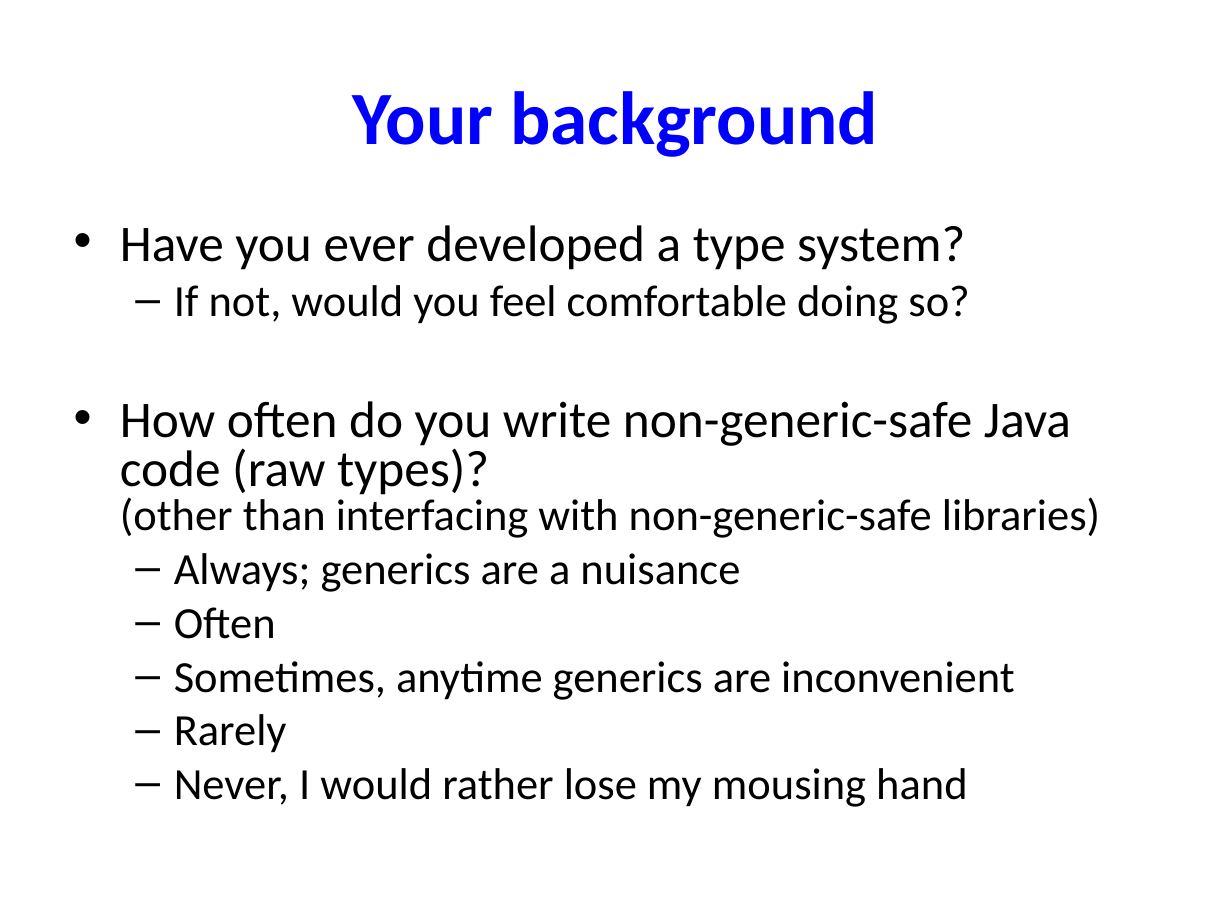
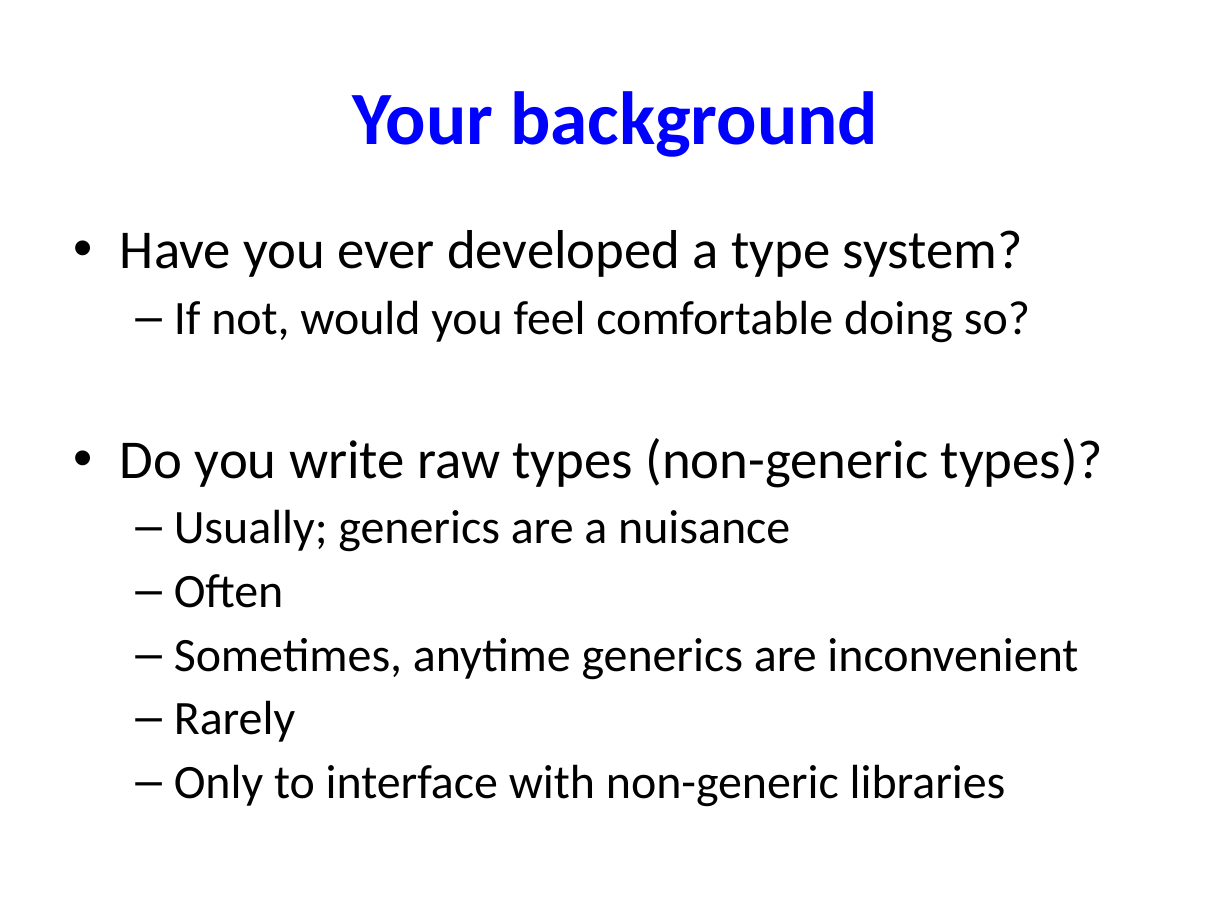
Before and after one commit to reprogrammer/checker-framework, a slide deck: slide 12 of demos/nonnull-interned-demo/checkers-tutorial-200910-oopsla.ppt. Drawn at 1232x924 pixels with LibreOffice and Linux fonts; fonts in the diff are those of the drawing. Boxes give left, top, right and bottom in pixels: in the first picture for what was removed or moved away, otherwise in the second. Text is boxed around its words. In the diff, an @@ line names an element or a change of style, - is before the commit and + after.

```diff
--- a/demos/nonnull-interned-demo/checkers-tutorial-200910-oopsla.ppt
+++ b/demos/nonnull-interned-demo/checkers-tutorial-200910-oopsla.ppt
@@ text at <box>120,230,1078,742</box>: size 30 to 32 pt in "Have you ever developed a type system?"; size 26 to 28 pt in "If not, would you feel comfortable doing ...", "Often", "Sometimes, anytime generics are inconvenient", "Rarely"; line spacing 0.8 to 0.9 @@
@@ text at <box>120,438,1103,552</box>: text changed; size 26 to 32 pt @@
-• How often do you write non-generic-safe Java code (raw types)?
-  (other than interfacing with non-generic-safe libraries)
-  – Always; generics are a nuisance
+• Do you write raw types (non-generic types)?
+  – Usually; generics are a nuisance
@@ text at <box>174,764,1006,807</box>: text changed; size 26 to 28 pt @@
-  – Never, I would rather lose my mousing hand
+  – Only to interface with non-generic libraries
```
Also in this commit, not shown: 1 other slide changed.
